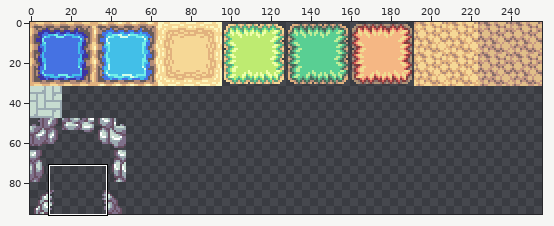
Sprite sheet: assets/images/sol_tileset.png. Above: a wide view before the commit, with the close-up outlined.
Close-up. First the earlier version:
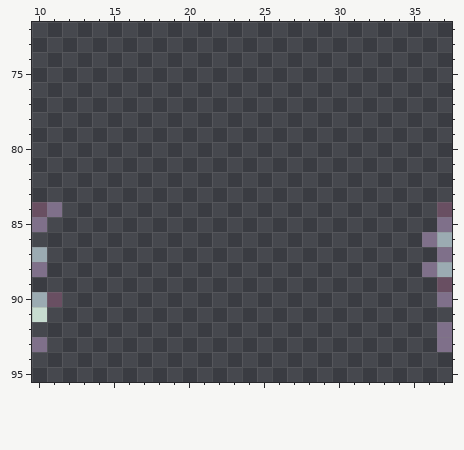
The file is 256x96 pixels. Shown: x 10..37, y 72..95.
And afterwards:
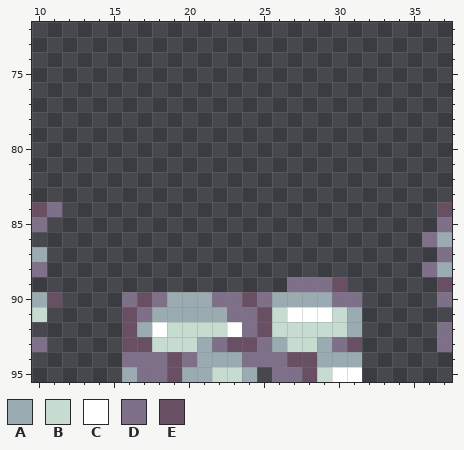
Palette (. is transparent): A #9babb2  B #c7dcd0  C #ffffff  D #7f708a  E #694f62
Diff:
The edit adds colour A in row 90 at x 19 to 21 and 26 to 29; in row 91 at x 18 to 22 and 31; in row 92 at x 17 and 31; in row 93 at x 21, 26 and 29; in row 94 at x 21 to 23 and 29 to 31; in row 95 at x 16, 20 to 21 and 24.
The edit adds colour B in row 91 at x 26 and 30; in row 92 at x 19 to 22 and 26 to 30; in row 93 at x 18 to 20 and 27 to 28; in row 95 at x 22 to 23 and 29.
The edit adds colour C in row 91 at x 27 to 29; in row 92 at x 18 and 23; in row 95 at x 30 to 31.
The edit adds colour D in row 89 at x 27 to 29; in row 90 at x 16, 18, 22 to 23, 25 and 30 to 31; in row 91 at x 17 and 23 to 24; in row 92 at x 24; in row 93 at x 22, 25 and 30; in row 94 at x 16 to 18, 20 and 24 to 26.
The edit adds colour D in row 95 at x 17 to 18 and 26 to 27.
The edit adds colour E in row 89 at x 30; in row 90 at x 17 and 24; in rows 91 to 92 at x 16 and 25; in row 93 at x 16 to 17, 23 to 24 and 31; in row 94 at x 19 and 27 to 28; in row 95 at x 19 and 28.
Changed places in both close-ups, as pixel boxes (x1, y1, x2, y2):
added: (122, 277, 362, 382)
